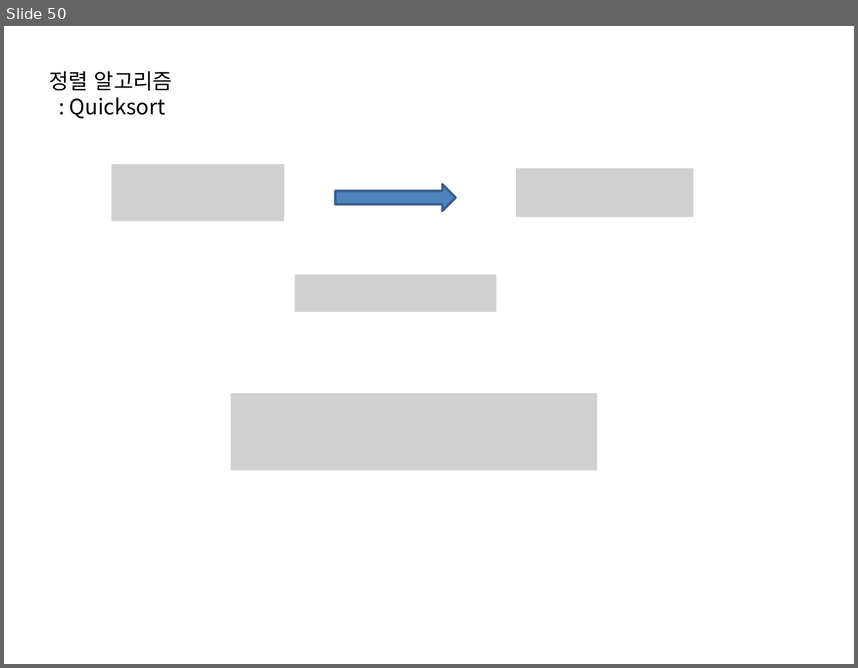
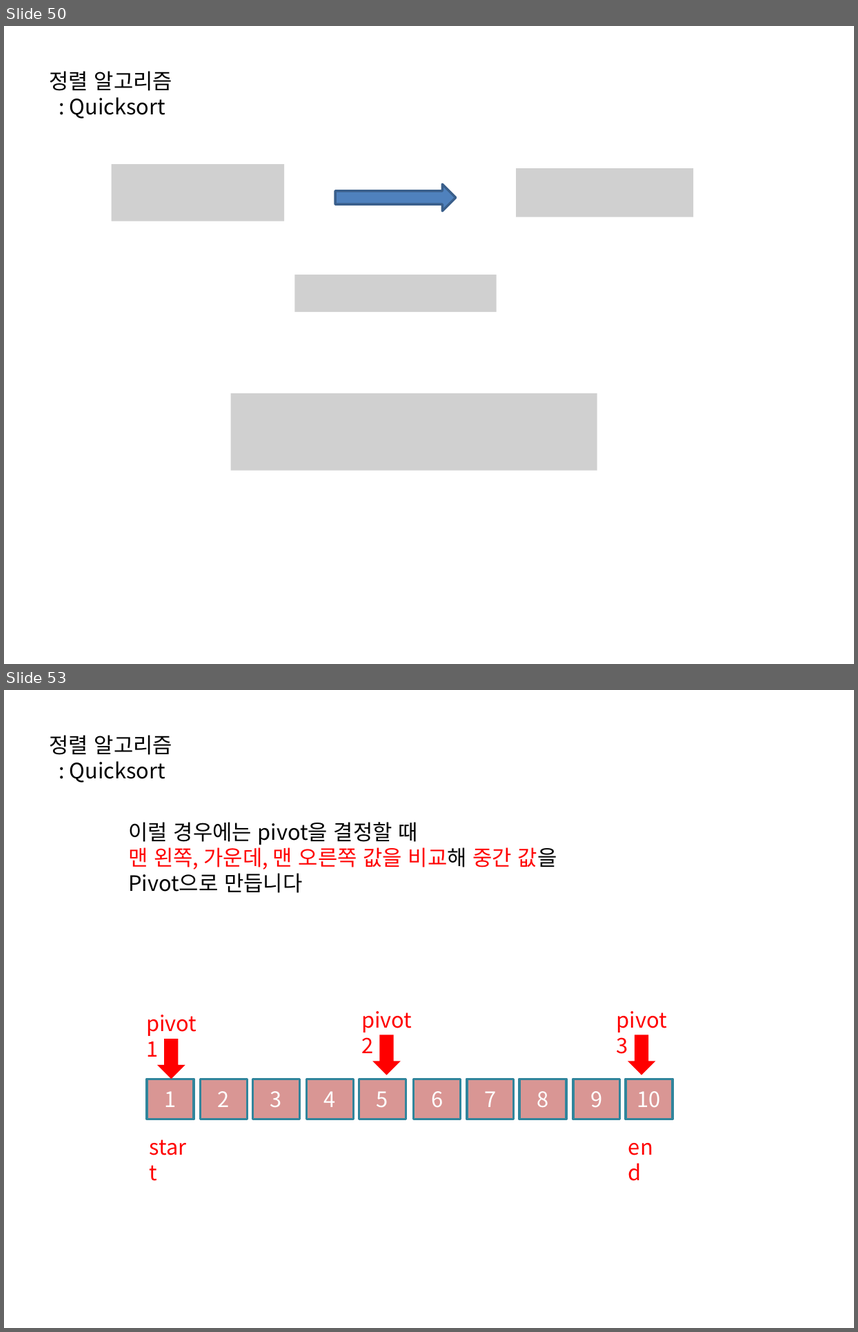
Before and after one commit to Geonhui/geonhui-ios2, a slide deck: StudyReport/자료구조2.pptx. Shown one above the other, each under a label of ours: slide 50 before the commit, slides 50 and 53 after it; the slides between them are not shown. The pictures are 858x668 and 858x1332 pixels, drawn with LibreOffice and Linux fonts; fonts in the diff are those of the drawing; grey boxes stand for pictures. Boxes give left, top, right and bottom in pixels: in the first picture for what was removed or moved away, otherwise in the second. Text is boxed around its words. In the diff, an @@ line names an element or a change of style, - is before the commit and + after.

```diff
--- a/StudyReport/자료구조2.pptx
+++ b/StudyReport/자료구조2.pptx
@@ slide 53 added at [4,690,854,1328], background #FFFFFF @@
@@ text added at [49,735,172,782], 18 pt, text #000000 @@
+정렬 알고리즘
+: Quicksort
@@ text added at [128,822,557,893], 18 pt, text #000000 @@
+이럴 경우에는 pivot을 결정할 때
+맨 왼쪽, 가운데, 맨 오른쪽 값을 비교해 중간 값을
+Pivot으로 만듭니다
@@ text added at [137,1006,215,1041], 18 pt, text #FF0000 @@
+pivot1
@@ text added at [353,1002,430,1036], 18 pt, text #FF0000 @@
+pivot2
@@ text added at [608,1002,686,1036], 18 pt, text #FF0000 @@
+pivot3
@@ down arrow added at [157,1038,185,1078], fill #FF0000 @@
@@ down arrow added at [373,1034,401,1074], fill #FF0000 @@
@@ down arrow added at [628,1034,656,1074], fill #FF0000 @@
@@ rectangle added at [147,1078,194,1118], fill #D99694, outline #31859C 2 pt, 18 pt, text #FFFFFF @@
+1
@@ rectangle added at [201,1078,247,1118], fill #D99694, outline #31859C 2 pt, 18 pt, text #FFFFFF @@
+2
@@ rectangle added at [253,1078,300,1118], fill #D99694, outline #31859C 2 pt, 18 pt, text #FFFFFF @@
+3
@@ rectangle added at [307,1078,353,1118], fill #D99694, outline #31859C 2 pt, 18 pt, text #FFFFFF @@
+4
@@ rectangle added at [359,1078,406,1118], fill #D99694, outline #31859C 2 pt, 18 pt, text #FFFFFF @@
+5
@@ rectangle added at [414,1078,461,1118], fill #D99694, outline #31859C 2 pt, 18 pt, text #FFFFFF @@
+6
@@ rectangle added at [467,1078,514,1118], fill #D99694, outline #31859C 2 pt, 18 pt, text #FFFFFF @@
+7
@@ rectangle added at [519,1078,566,1118], fill #D99694, outline #31859C 2 pt, 18 pt, text #FFFFFF @@
+8
@@ rectangle added at [573,1078,620,1118], fill #D99694, outline #31859C 2 pt, 18 pt, text #FFFFFF @@
+9
@@ rectangle added at [626,1078,672,1118], fill #D99694, outline #31859C 2 pt, 18 pt, text #FFFFFF @@
+10
@@ text added at [141,1130,201,1163], 18 pt, text #FF0000 @@
+start
@@ text added at [620,1130,674,1163], 18 pt, text #FF0000 @@
+end
```
Also in this commit, not shown: 7 other slides added.
